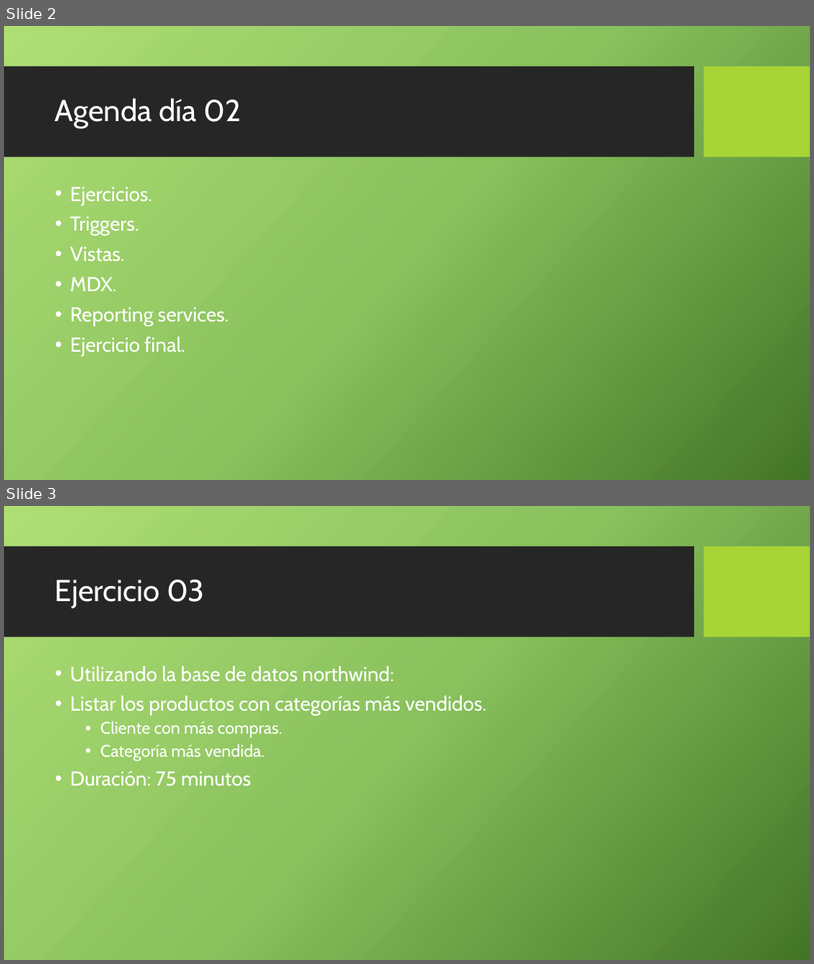
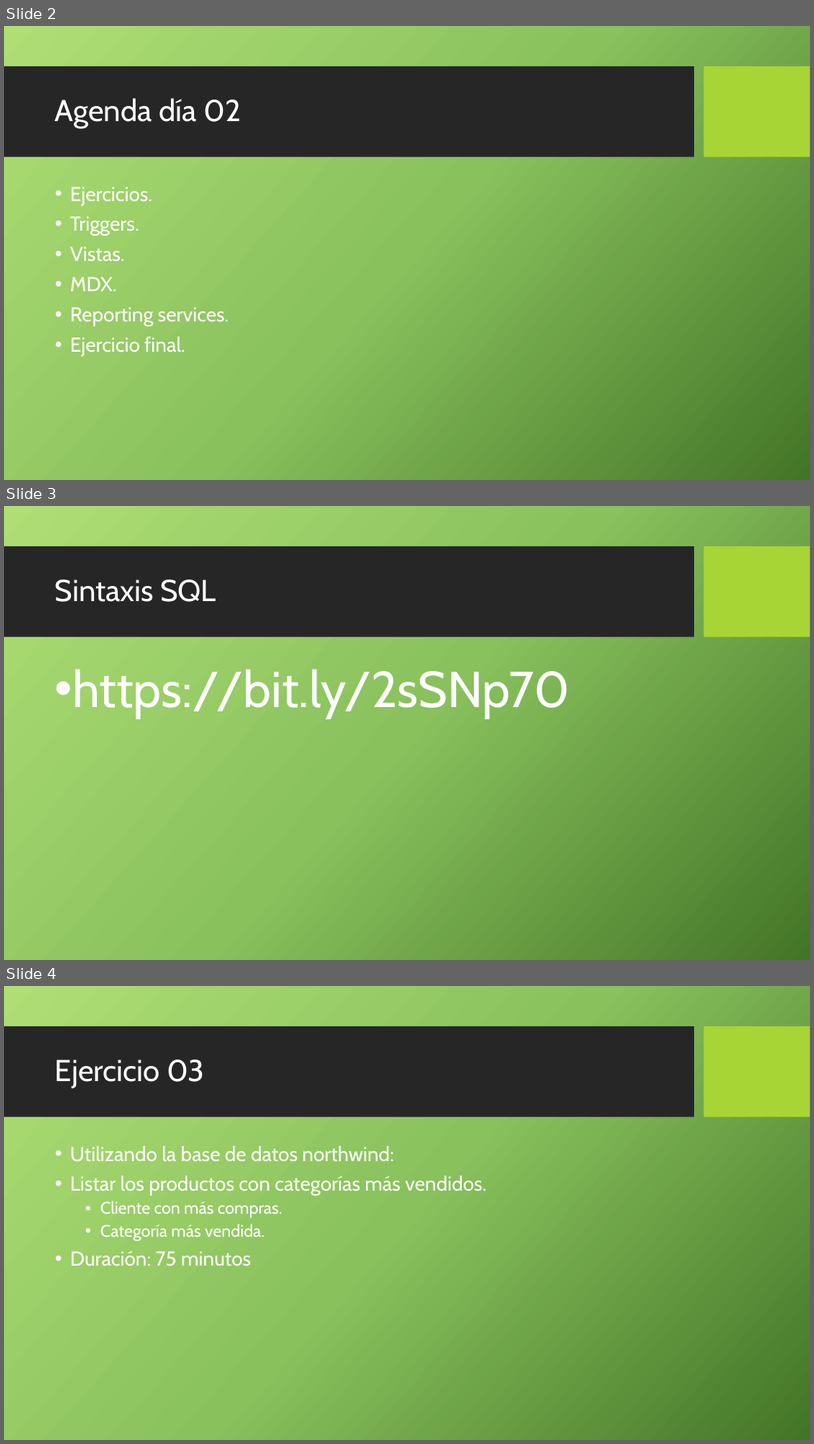
Before and after one commit to quesadaao/curso-sql-server-principiantes, a slide deck: presentaciones/02.pptx. Shown one above the other, each under a label of ours: slides 2 and 3 before the commit, slides 2, 3 and 4 after it. The pictures are 814x964 and 814x1444 pixels, drawn with LibreOffice and Linux fonts; fonts in the diff are those of the drawing; background and template pictures are left out. Boxes give left, top, right and bottom in pixels: in the first picture for what was removed or moved away, otherwise in the second. Text is boxed around its words. In the diff, an @@ line names an element or a change of style, - is before the commit and + after.

```diff
--- a/presentaciones/02.pptx
+++ b/presentaciones/02.pptx
@@ slide 3 added at (4,506,810,960), background picture (left out); not listed: 2 template elements that a slide beside it also shows @@
@@ title added at (55,579,216,602), 36 pt, text #FFFFFF @@
+Sintaxis SQL
@@ text added at (72,669,570,718), 60 pt, text #FFFFFF @@
+• https://bit.ly/2sSNp70
@@ what was slide 3 is now slide 4 @@
```
Also in this commit, not shown: 1 other file.
